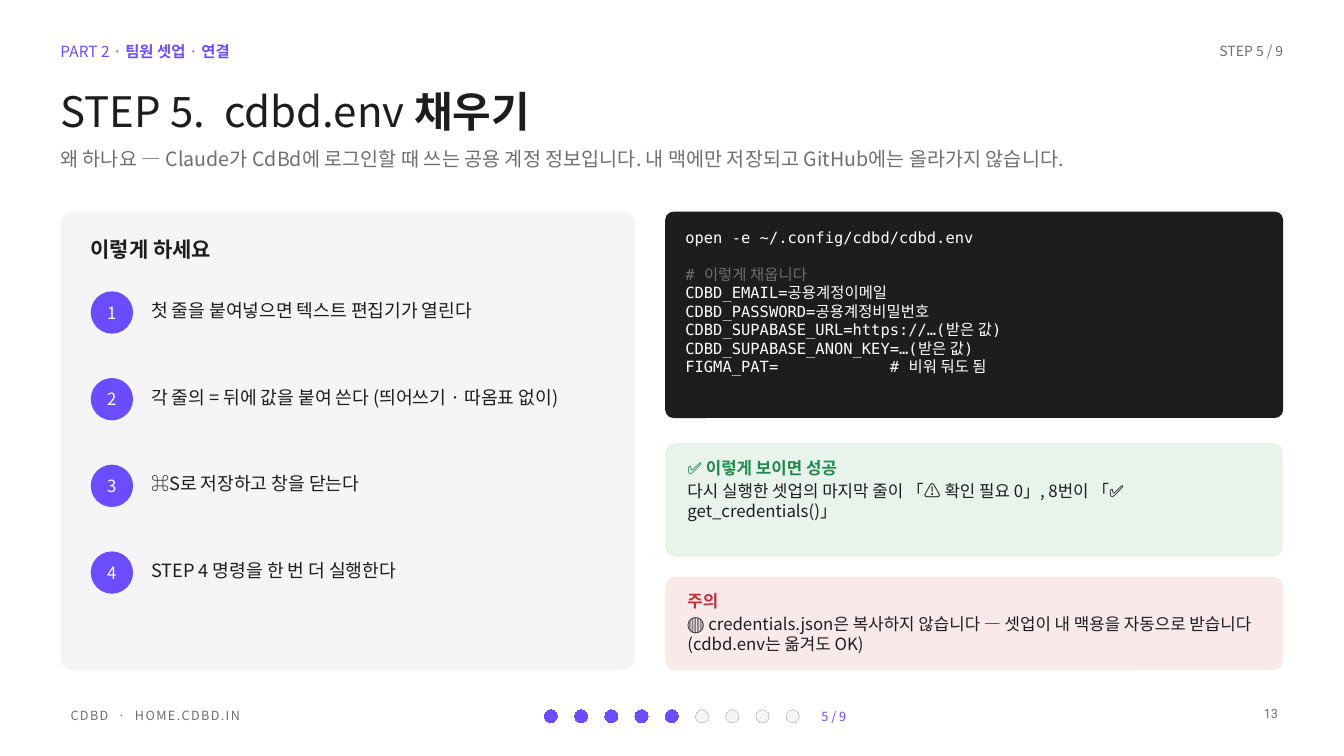
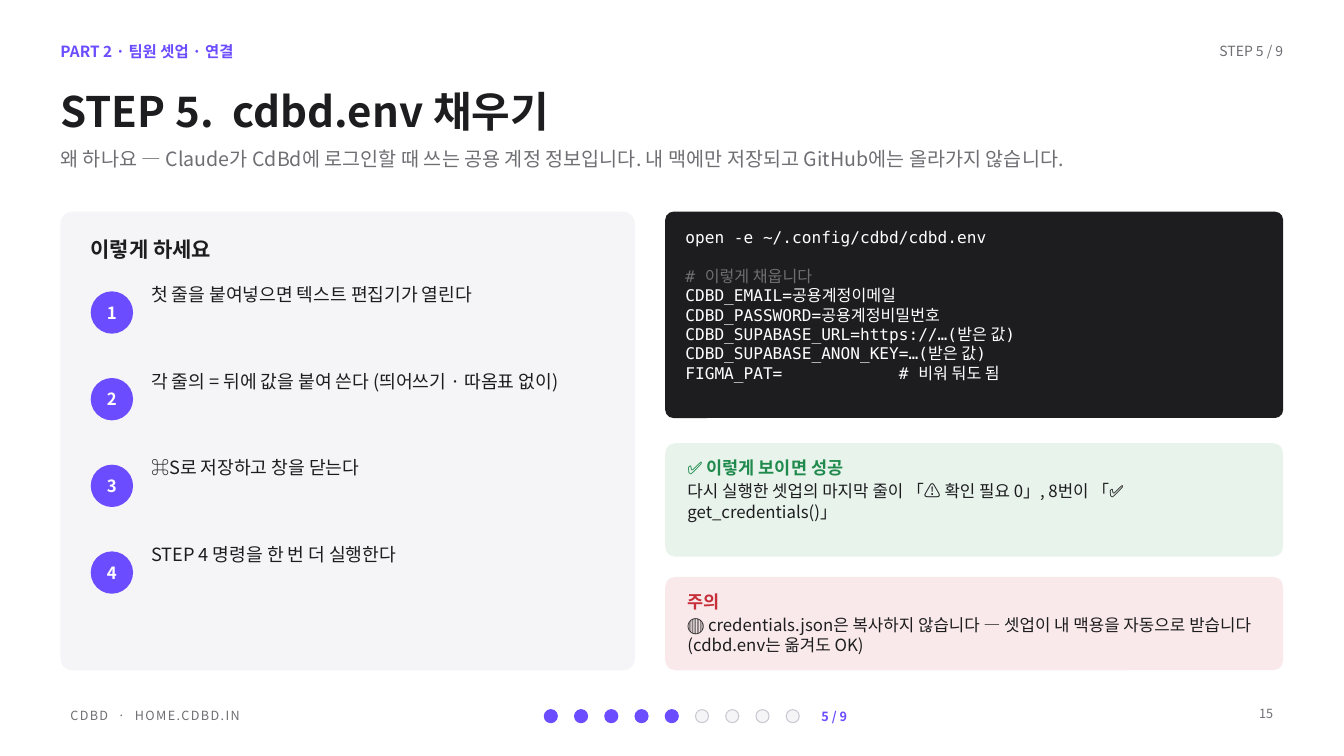
Before and after one commit to CdBd-in/design, a slide deck: slide 15 of _기능별 경로 가이드 — 결과 보고 발표 (2026-10-02).pptx (slide 13 before the commit). Drawn at 1344x756 pixels with LibreOffice and Linux fonts; fonts in the diff are those of the drawing. Boxes give left, top, right and bottom in pixels: in the first picture for what was removed or moved away, otherwise in the second. Text is boxed around its words. In the diff, an @@ line names an element or a change of style, - is before the commit and + after.

```diff
--- a/_기능별 경로 가이드 — 결과 보고 발표 (2026-10-02).pptx
+++ b/_기능별 경로 가이드 — 결과 보고 발표 (2026-10-02).pptx
@@ text "PART 2 · 팀원 셋업 ..." at (x1=60, y1=44, x2=233, y2=58): font Roboto to Noto Sans CJK KR in "팀원 셋업 연결"; bold on in "PART 2 · ·" @@
@@ title "STEP 5. cdbd.env 채우기" at (x1=60, y1=91, x2=549, y2=131): font Roboto to Noto Sans CJK KR in "채우기"; bold on in "STEP 5. cdbd.env" @@
@@ text "open -e ~/.config/cdbd/cdbd.env" at (x1=685, y1=230, x2=1016, y2=383): size 11 to 11.5 pt @@
@@ bold on in 4 elements at (x1=821, y1=711, x2=847, y2=721), (x1=107, y1=566, x2=117, y2=579), (x1=107, y1=479, x2=117, y2=492), (x1=107, y1=306, x2=117, y2=319) @@
@@ text "첫 줄을 붙여넣으면 텍스트 편집기가 ..." moved from (x1=151, y1=302, x2=472, y2=319) to (x1=151, y1=286, x2=472, y2=303) @@
@@ text "첫 줄을 붙여넣으면 텍스트 편집기가 ..." at (x1=151, y1=286, x2=472, y2=303): font Roboto to Noto Sans CJK KR @@
@@ text "각 줄의 = 뒤에 값을 ..." moved from (x1=151, y1=389, x2=559, y2=408) to (x1=151, y1=373, x2=559, y2=392) @@
@@ text "각 줄의 = 뒤에 값을 ..." at (x1=151, y1=373, x2=559, y2=392): font Roboto to Noto Sans CJK KR in "각 줄의 뒤에 값을 붙여 쓴다 (띄어쓰기 ..." @@
@@ text "⌘S로 저장하고 창을 닫는다" moved from (x1=151, y1=475, x2=359, y2=492) to (x1=151, y1=459, x2=359, y2=476) @@
@@ text "⌘S로 저장하고 창을 닫는다" at (x1=151, y1=459, x2=359, y2=476): font Roboto to Noto Sans CJK KR in "⌘S로 저장하고 창을 닫는다" @@
@@ text "✅ 이렇게 보이면 성공" at (x1=687, y1=459, x2=1109, y2=522): size 12 to 12.5 pt in "✅ 이렇게 보이면 성공"; font Roboto to Noto Sans CJK KR in "✅ 이렇게 보이면 성공", "다시 실행한 셋업의 마지막 줄이 「⚠️ 확인 ..." @@
@@ text "STEP 4 명령을 한 번 ..." moved from (x1=151, y1=562, x2=396, y2=579) to (x1=151, y1=546, x2=396, y2=563) @@
@@ text "STEP 4 명령을 한 번 ..." at (x1=151, y1=546, x2=396, y2=563): font Roboto to Noto Sans CJK KR in "명령을 한 번 더 실행한다" @@
@@ text "주의" at (x1=687, y1=593, x2=1251, y2=654): size 12 to 12.5 pt in "주의"; font Roboto to Noto Sans CJK KR in "주의", "🔴 credentials.json은 복사하지 않습니다 셋업이 내 맥용을 ..." @@
@@ page number added at (x1=1259, y1=709, x2=1273, y2=718), 9 pt, text #6E6E73 @@
+15
@@ page number removed at (x1=1264, y1=709, x2=1278, y2=718) @@
-13
```
Also in this commit, not shown: 19 other slides changed, 2 slides added.
